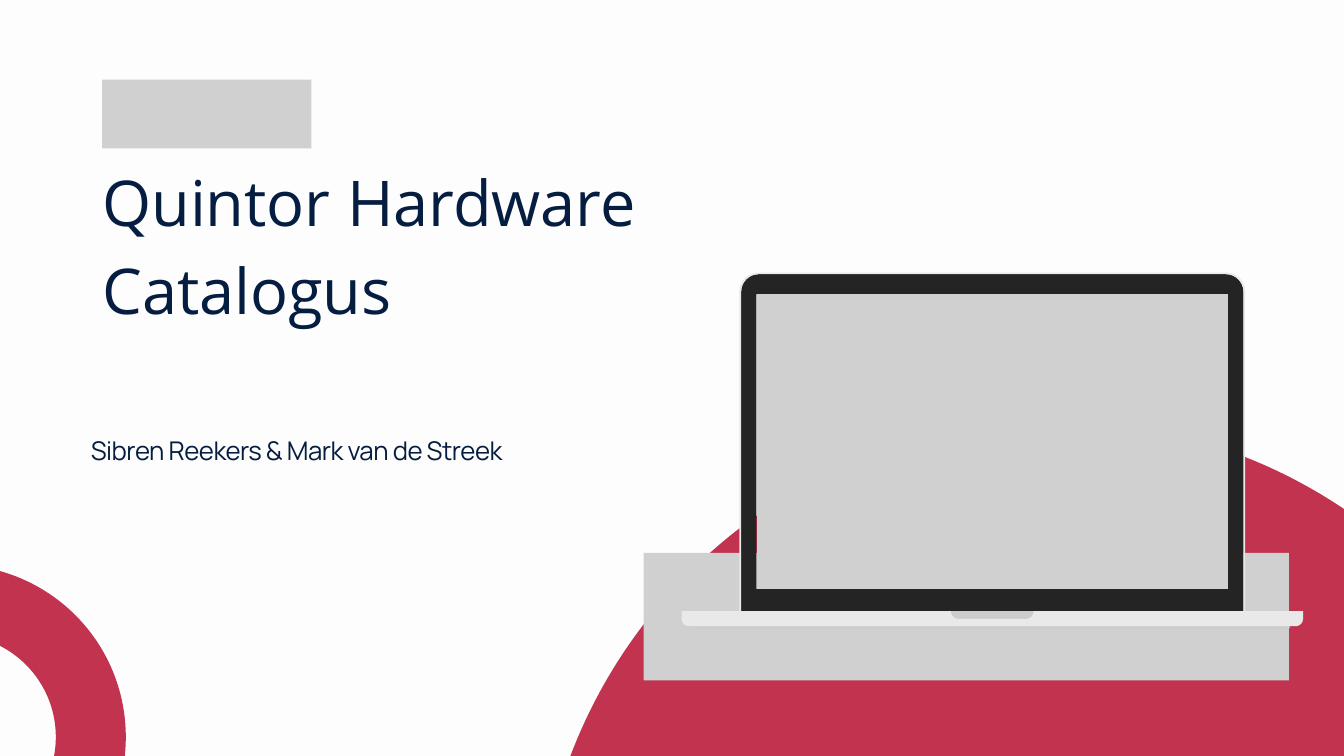
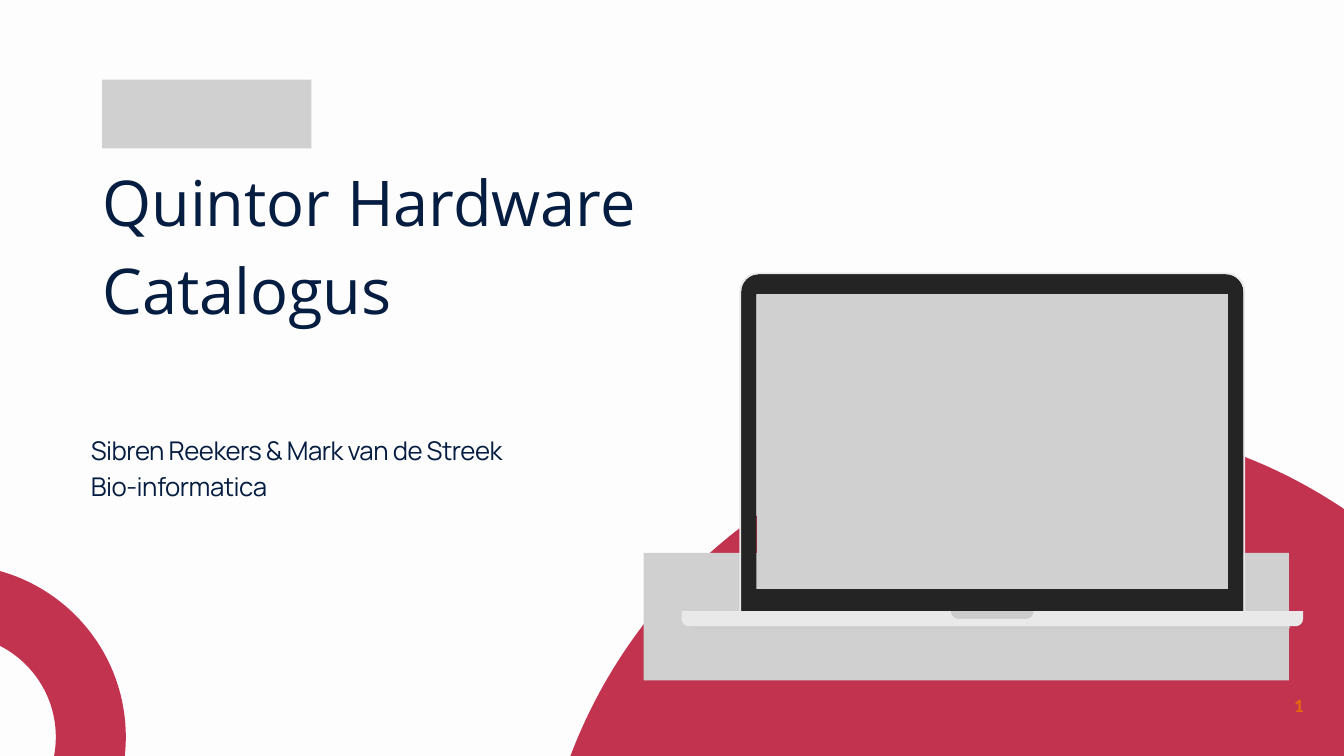
Before and after one commit to MarkStreek/QuintorCatalogBackEnd, a slide deck: slide 1 of docs/presentatie.pptx. Drawn at 1344x756 pixels with LibreOffice and Linux fonts; fonts in the diff are those of the drawing; grey boxes stand for pictures. Boxes give left, top, right and bottom in pixels: in the first picture for what was removed or moved away, otherwise in the second. Text is boxed around its words. In the diff, an @@ line names an element or a change of style, - is before the commit and + after.

```diff
--- a/docs/presentatie.pptx
+++ b/docs/presentatie.pptx
@@ text at (91,477,267,497): paragraph added @@
+Bio-informatica
@@ page number added at (1294,700,1303,712), 20 pt, text #E46C0A, bold @@
+1
```
Also in this commit, not shown: 8 other slides changed, 2 slides added, 1 other file.
